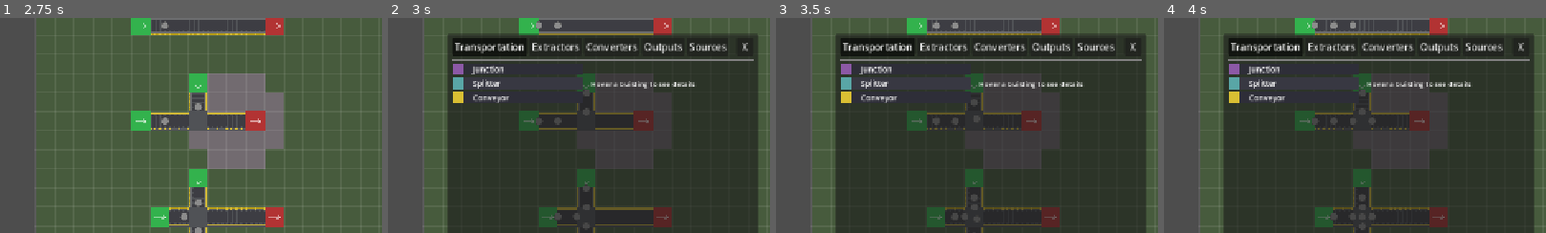
Above: before the commit, frames 1-4 (left to right).
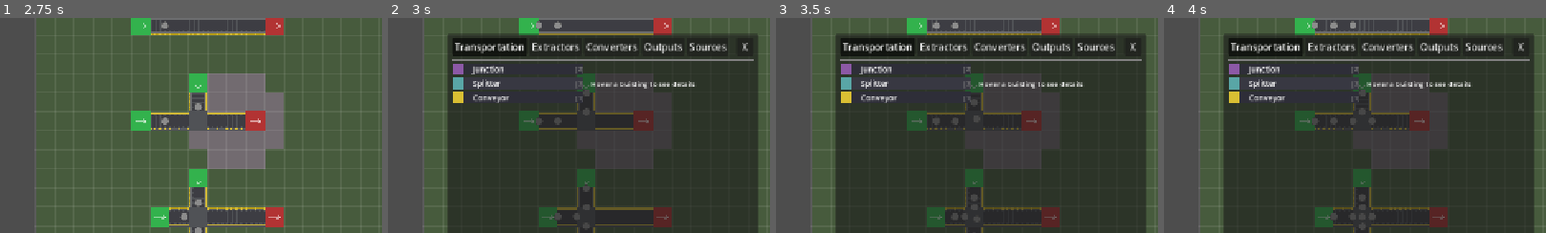
Above: after the commit, the same moments.

Repository: Magorx/NightShift
Game: Godot game, scene res://scenes/ui/main_menu.tscn
The game is run twice, just before and just after one commit, with the same random seed, the same clock (stepped at 60 frames per second) and the same inputs.
Inputs:
- Up to frame 1 (2.75 s): click "Test Scene" at 0.5 s; click "−" at 1.25 s; click "+" at 2 s
- Up to frame 2 (3 s): click "Buildings" at 2.75 s
- Up to frame 3 (3.5 s): no input
- Up to frame 4 (4 s): click "Transportation" at 3.5 s
The pictures show only the part of the screen within x 22-72%, y 23-73%; the shares and areas given below are measured in that part.

Frame 1 is identical in both runs. In frame 2, 0.1% of the frame differs, in the area x 49-51%, y 22-40%; in frame 3, 0.1%; in frame 4, 0.1%.

Commit message:
small fixes

Diff:
--- a/project.godot
+++ b/project.godot
@@ -60,6 +60,11 @@
 }
 rotate_building={
 "deadzone": 0.2,
+"events": [Object(InputEventKey,"resource_local_to_scene":false,"resource_name":"","device":-1,"window_id":0,"alt_pressed":false,"shift_pressed":false,"ctrl_pressed":false,"meta_pressed":false,"pressed":false,"keycode":0,"physical_keycode":81,"key_label":0,"unicode":113,"location":0,"echo":false,"script":null)
+]
+}
+destroy_mode_toggle={
+"deadzone": 0.2,
 "events": [Object(InputEventKey,"resource_local_to_scene":false,"resource_name":"","device":-1,"window_id":0,"alt_press …(192 unchanged characters)…
 ]
 }
--- a/scripts/autoload/account_manager.gd
+++ b/scripts/autoload/account_manager.gd
@@ -8,6 +8,7 @@
 func _ready() -> void:
 	_ensure_save_dirs()
 	_load_active_slot()
+	load_hotkeys()
 
 func _ensure_save_dirs() -> void:
 	var dir := DirAccess.open("user://")
@@ -37,6 +38,7 @@
 func set_active_slot(slot_id: int) -> void:
 	active_slot = clampi(slot_id, 0, slot_count - 1)
 	_save_active_slot()
+	load_hotkeys()
 	active_slot_changed.emit(active_slot)
 
 func get_all_slots() -> Array:
@@ -103,3 +105,26 @@
 		slot_id = active_slot
 	var path := get_slot_dir(slot_id) + "run_autosave.json"
 	return FileAccess.file_exists(path)
+
+## Save building hotkeys to the account meta for the given slot.
+func save_hotkeys(slot_id: int = -1) -> void:
+	if slot_id < 0:
+		slot_id = active_slot
+	var meta := load_meta(slot_id)
+	var hotkeys := {}
+	for keycode in GameManager.building_hotkeys:
+		hotkeys[str(keycode)] = str(GameManager.building_hotkeys[keycode])
+	meta["building_hotkeys"] = hotkeys
+	save_meta(slot_id, meta)
+
+## Load building hotkeys from the account meta for the given slot.
+func load_hotkeys(slot_id: int = -1) -> void:
+	if slot_id < 0:
+		slot_id = active_slot
+	var meta := load_meta(slot_id)
+	GameManager.building_hotkeys.clear()
+	if meta.has("building_hotkeys"):
+		for keycode_str in meta["building_hotkeys"]:
+			GameManager.building_hotkeys[int(keycode_str)] = StringName(meta["building_hotkeys"][keycode_str])
+	else:
+		GameManager.building_hotkeys = GameManager.DEFAULT_HOTKEYS.duplicate()
--- a/scripts/autoload/game_manager.gd
+++ b/scripts/autoload/game_manager.gd
@@ -21,7 +21,16 @@
 var items_delivered: Dictionary = {}
 
 # Building hotkeys: key_scancode (int) -> building_id (StringName)
-var building_hotkeys: Dictionary = {}
+const DEFAULT_HOTKEYS: Dictionary = {
+	KEY_1: &"conveyor",
+	KEY_2: &"junction",
+	KEY_3: &"splitter",
+	KEY_4: &"source",
+	KEY_5: &"sink",
+	KEY_6: &"smelter",
+	KEY_7: &"drill",
+}
+var building_hotkeys: Dictionary = DEFAULT_HOTKEYS.duplicate()
 
 # Last building selected for building mode (defaults to conveyor)
 var last_selected_building: StringName = &"conveyor"
--- a/scripts/autoload/save_manager.gd
+++ b/scripts/autoload/save_manager.gd
@@ -8,8 +8,13 @@
 ## Set to true when "Continue" is clicked; game_world reads and clears this in _ready.
 var pending_load: bool = false
 
+## When false, save_run() is a no-op. Disabled during simulations/tests.
+var autosave_enabled: bool = true
+
 ## Save the current run state to the active account slot.
 func save_run() -> void:
+	if not autosave_enabled:
+		return
 	var slot_dir := AccountManager.get_slot_dir(AccountManager.active_slot)
 	var data := _serialize_run()
 
@@ -30,9 +35,13 @@
 	if f:
 		f.store_string(JSON.stringify(data, "\t"))
 
-	# Update meta last_played
+	# Update meta last_played and hotkeys
 	var meta := AccountManager.load_meta(AccountManager.active_slot)
 	meta["last_played"] = Time.get_datetime_string_from_system(true)
+	var hotkeys := {}
+	for keycode in GameManager.building_hotkeys:
+		hotkeys[str(keycode)] = str(GameManager.building_hotkeys[keycode])
+	meta["building_hotkeys"] = hotkeys
 	AccountManager.save_meta(AccountManager.active_slot, meta)
 
 	save_completed.emit()
@@ -80,7 +89,6 @@
 		"currency": GameManager.total_currency,
 		"buildings": _serialize_buildings(),
 		"items_delivered": _serialize_items_delivered(),
-		"building_hotkeys": _serialize_building_hotkeys(),
 		"time_speed": _serialize_time_speed(),
 	}
 	return data
@@ -89,12 +97,6 @@
 	var result := {}
 	for item_id in GameManager.items_delivered:
 		result[str(item_id)] = GameManager.items_delivered[item_id]
-	return result
-
-func _serialize_building_hotkeys() -> Dictionary:
-	var result := {}
-	for keycode in GameManager.building_hotkeys:
-		result[str(keycode)] = str(GameManager.building_hotkeys[keycode])
 	return result
 
 func _serialize_time_speed() -> Dictionary:
@@ -240,11 +242,15 @@
 	for item_id_str in delivered:
 		GameManager.items_delivered[StringName(item_id_str)] = int(delivered[item_id_str])
 
-	# Restore building hotkeys
-	var hotkeys: Dictionary = data.get("building_hotkeys", {})
-	GameManager.building_hotkeys.clear()
-	for keycode_str in hotkeys:
-		GameManager.building_hotkeys[int(keycode_str)] = StringName(hotkeys[keycode_str])
+	# Migrate old run-level hotkeys to account meta if present
+	if data.has("building_hotkeys") and not data["building_hotkeys"].is_empty():
+		var meta := AccountManager.load_meta(AccountManager.active_slot)
+		if not meta.has("building_hotkeys"):
+			meta["building_hotkeys"] = data["building_hotkeys"]
+			AccountManager.save_meta(AccountManager.active_slot, meta)
+
+	# Load hotkeys from account meta (not from run save)
+	AccountManager.load_hotkeys()
 
 	# Restore time speed (deferred so HUD is ready)
 	var time_data: Dictionary = data.get("time_speed", {})
--- a/scripts/game/build_system.gd
+++ b/scripts/game/build_system.gd
@@ -83,12 +83,11 @@
 			current_rotation = (current_rotation + 1) % 4
 			if _dragging:
 				_drag_rotation = current_rotation
+	elif event.is_action_pressed(&"destroy_mode_toggle"):
+		if destroy_mode:
+			exit_destroy_mode()
 		else:
-			# R toggles destroy mode when not in build mode
-			if destroy_mode:
-				exit_destroy_mode()
-			else:
-				enter_destroy_mode()
+			enter_destroy_mode()
 	elif event.is_action_pressed(&"lock_rotation"):
 		rotation_locked = not rotation_locked
 	elif event.is_action_pressed(&"debug_spawn_item"):
--- a/scripts/ui/buildings_panel.gd
+++ b/scripts/ui/buildings_panel.gd
@@ -383,6 +383,7 @@
 			_awaiting_hotkey_for = &""
 			hotkey_popup.visible = false
 			_refresh_hotkey_labels()
+			AccountManager.save_hotkeys()
 		get_viewport().set_input_as_handled()
 
 func _refresh_hotkey_labels() -> void:
--- a/tests/simulation/simulation_base.gd
+++ b/tests/simulation/simulation_base.gd
@@ -5,6 +5,9 @@
 var _failed: bool = false
 
 func _ready():
+	# Prevent simulations from overwriting real save files
+	SaveManager.autosave_enabled = false
+
 	# Load the real game world scene
 	var scene = load("res://scenes/game/game_world.tscn")
 	game_world = scene.instantiate()
Binary file removed: buildings/conveyor/sprites/dual_side_input.png
Not shown, removed: buildings/conveyor/sprites/dual_side_input.png.import
Binary file removed: buildings/conveyor/sprites/side_input.png
Not shown, removed: buildings/conveyor/sprites/side_input.png.import
Binary file removed: buildings/conveyor/sprites/turn.png
Not shown, removed: buildings/conveyor/sprites/turn.png.import
Binary file added: buildings/junction/sprites/main.aseprite
Binary file added: buildings/tunnel/sprites/main-Sheet.png
Binary file added: buildings/tunnel/sprites/main.aseprite
Not shown, changed: .DS_Store
Not shown, added: buildings/.DS_Store
Not shown, added: buildings/conveyor/.DS_Store
(and 1 more such lines)
